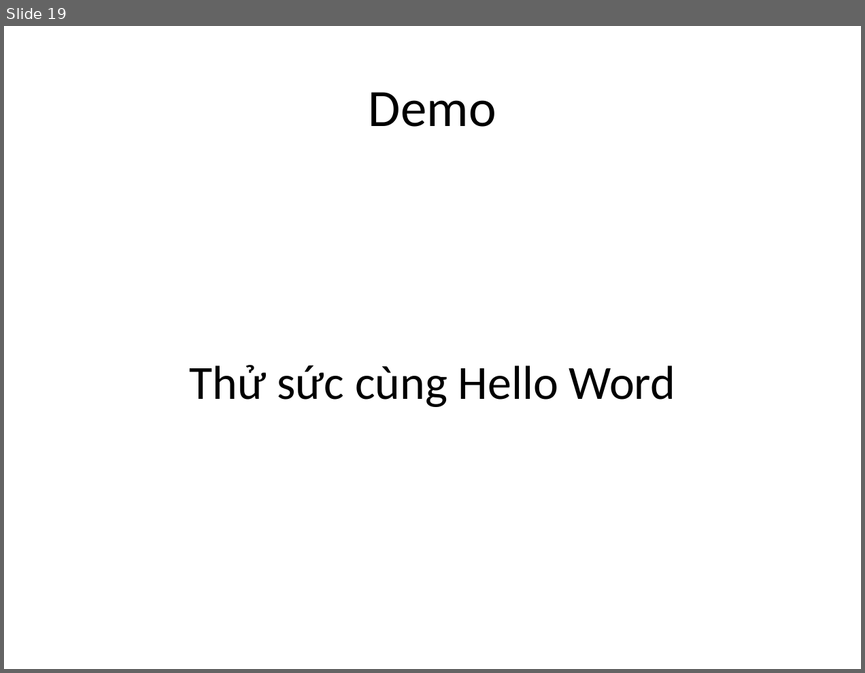
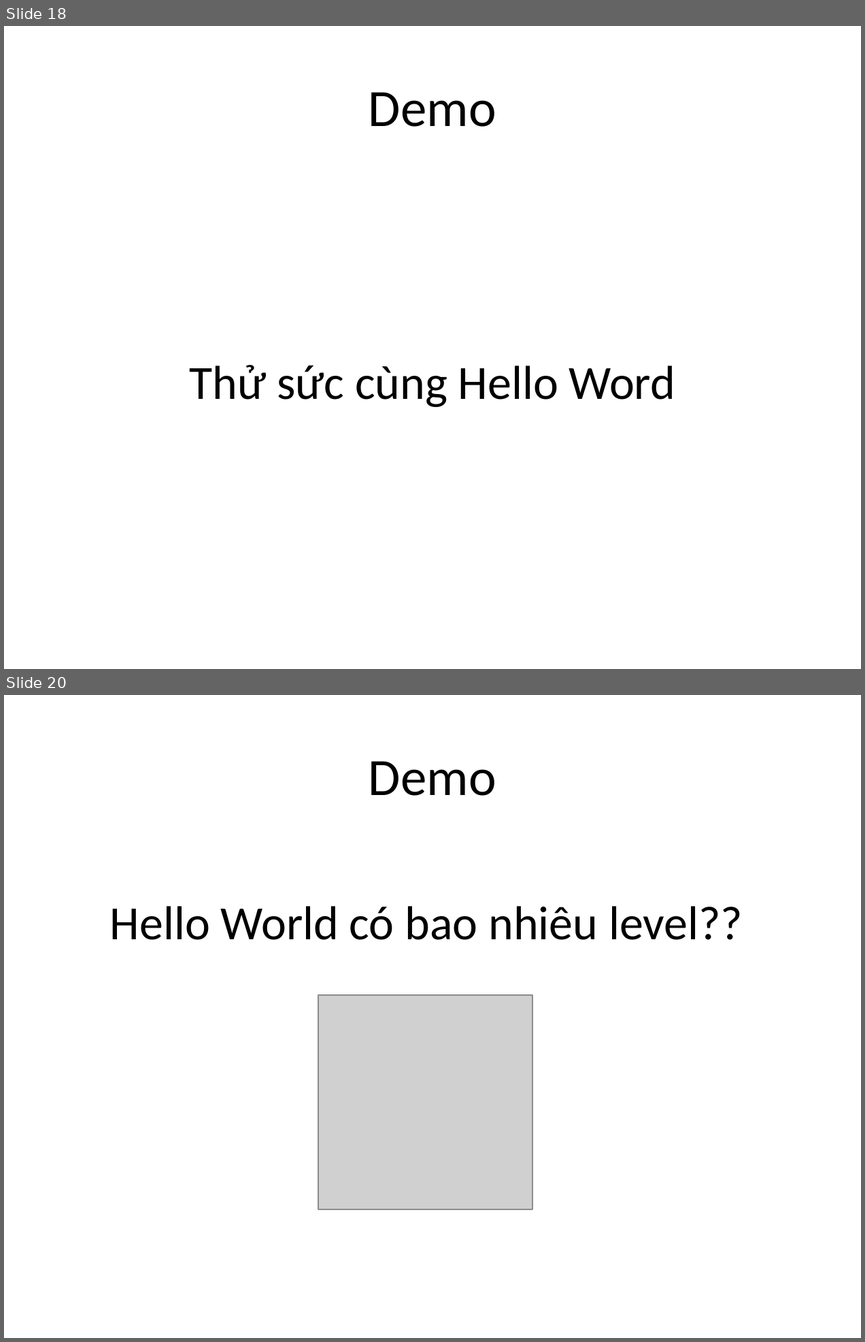
Before and after one commit to phithanh97cs/T3H, a slide deck: Other/Free/Làm web thật đơn giản với Web Service và Spring.pptx. Shown one above the other, each under a label of ours: slide 19 before the commit, slides 18 and 20 after it; the slides between them are not shown. The pictures are 865x673 and 865x1342 pixels, drawn with LibreOffice and Linux fonts; fonts in the diff are those of the drawing; grey boxes stand for pictures. Boxes give left, top, right and bottom in pixels: in the first picture for what was removed or moved away, otherwise in the second. Text is boxed around its words. In the diff, an @@ line names an element or a change of style, - is before the commit and + after.

```diff
--- a/Other/Free/Làm web thật đơn giản với Web Service và Spring.pptx
+++ b/Other/Free/Làm web thật đơn giản với Web Service và Spring.pptx
@@ slide 20 added at (4,695,861,1338), background #FFFFFF @@
@@ title added at (368,761,496,796), 44 pt, text #000000 @@
+Demo
@@ text added at (110,906,742,940), 40 pt, text #000000 @@
+Hello World có bao nhiêu level??
@@ picture added at (318,995,532,1209) @@
@@ what was slide 19 is now slide 18 @@
```
Also in this commit, not shown: 3 slides changed, 5 other slides added, 1 slide removed, 1 other file.
